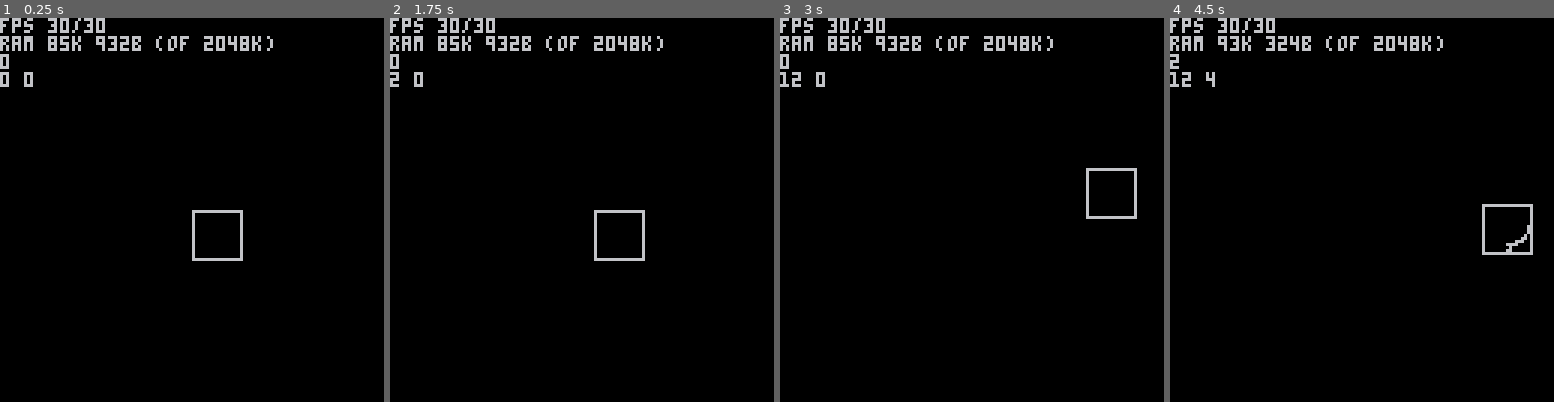
Above: before the commit, frames 1-4 (left to right).
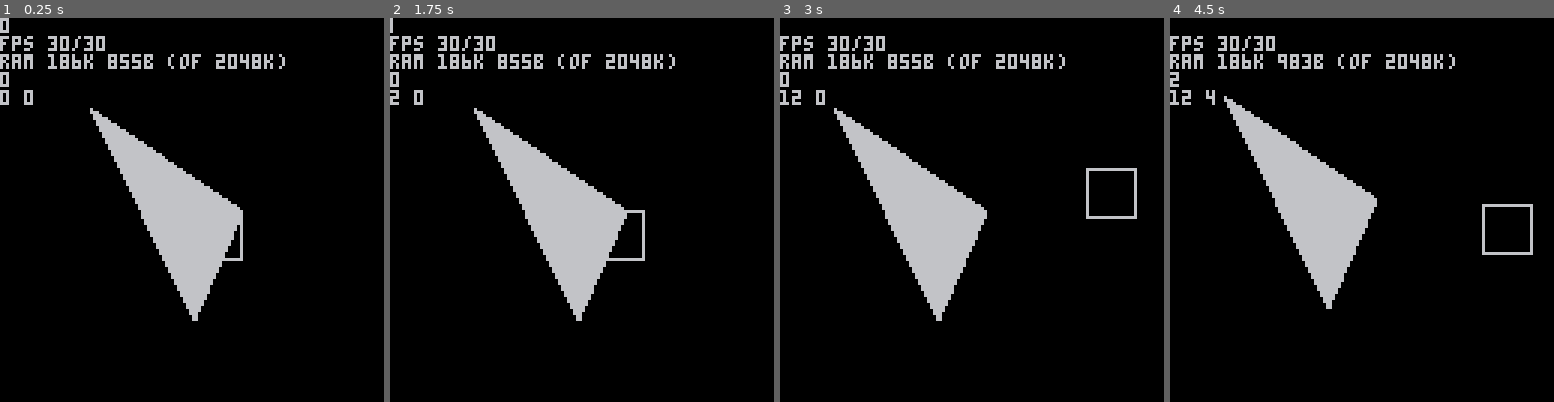
Above: after the commit, the same moments.

Repository: pvan/pico8
Game: PICO-8 cartridge caspian.p8
Same seed, same stepped clock (60 frames per second), same inputs: the game is played once before the commit and once after it.
Inputs:
- Up to frame 1 (0.25 s): no input
- Up to frame 2 (1.75 s): tap X (X key) at 0.33, 1.07 s; tap O (Z key) at 0.7, 1.7 s; hold Right from 1.6 s (still down)
- Up to frame 3 (3 s): tap X (X key) at 1.85, 2.97 s; release Right at 2.1 s; tap O (Z key) at 2.1, 2.5, 2.9 s; hold Up 2.15-2.42 s; hold Right from 2.47 s (still down)
- Up to frame 4 (4.5 s): release Right at 3.03 s; hold Left 3.08-3.58 s; tap O (Z key) at 3.3, 3.7, 4.1 s; hold Down 3.63-3.97 s; hold Right from 4.02 s (still down); tap X (X key) at 4.08 s

The runs differ from the first frame. In frame 1, 10% of the frame differs, in the area x 0-75%, y 0-79%; in frame 2, 10%; in frame 3, 11%; in frame 4, 11%, in the area x 0-94%, y 0-76%.

Commit message:
caspian: add triangle renderer to test new method

Diff:
--- a/caspian.p8
+++ b/caspian.p8
@@ -57,7 +57,8 @@
  rec={px,py,px+16,py+16}
  if not eq(rec,lastrec) then
   curves=curves_in_rect(rec)
-  tmap=gen_map(rec,curves)
+--  tmap=gen_map(curves)
+  --tmap=rough_polygons(rec,curves)
  end
  lastrec=rec
 
@@ -69,7 +70,16 @@
 
  camera(cx,cy)
 
+ tmap={}
+ flipintri(tmap,{
+  {30,30},
+  {80,64},
+  {64,100}
+  })
+
  draw_map(tmap)
+
+ print(#tmap)
 
  rect(rec[1],rec[2],rec[3],rec[4])
 
@@ -99,10 +109,6 @@
  print("ram "..flr(kbs).."k "..bts.."b (of 2048k)")
 -- print("ram b  "..bts)
 
- countk = 0
- for k,v in pairs(tilemap) do
-  countk+=1
- end
  if (curves) print(#curves)
  print(cx.." "..cy)
 
@@ -306,6 +312,7 @@
 tile_land=1
 tile_water=0
 
+gmap={}
 
 function inrect(r, p)
  return p[1]>=r[1] and
@@ -334,10 +341,112 @@
 end
 
 
-tilemapw=16
-tilemaph=16
-function gen_map(r,curves)
- local posx,posy=r[1],r[2]
+function flipintri(resmap,t)
+
+ local p0=t[1]
+ local p1=t[2]
+ local p2=t[3]
+
+ line(p0[1],p0[2],p1[1],p1[2])
+ line(p0[1],p0[2],p2[1],p2[2])
+ line(p1[1],p1[2],p2[1],p2[2])
+
+ --order verts from top to bottom
+ local topv = 0
+ local miny = p0[2]
+ if (p1[2]<miny) topv = 1 miny = p1[2]
+ if (p2[2]<miny) topv = 2 miny = p2[2]
+
+ local botv = 0
+ local maxy = p0[2]
+ if (p1[2]>maxy) botv = 1 maxy = p1[2]
+ if (p2[2]>maxy) botv = 2 maxy = p2[2]
+
+ local midv = 0;
+ if (topv != 2 and botv != 2) midv = 2 midy=p2[1]
+ if (topv != 1 and botv != 1) midv = 1 midy=p1[1]
+ if (topv != 0 and botv != 0) midv = 0 midy=p0[1]
+
+ topv+=1 --convert to 1-based
+ botv+=1
+ midv+=1
+
+ local hyp={t[topv], t[botv]}
+ local top={t[topv], t[midv]}
+ local bot={t[midv], t[botv]}
+
+	--each line in the form
+	--x=ax+b
+ local ha=(hyp[2][1]-hyp[1][1])/(hyp[2][2]-hyp[1][2])
+ local hb=hyp[1][1] - ha*hyp[1][2]
+
+ local ta=(top[2][1]-top[1][1])/(top[2][2]-top[1][2])
+ local tb=top[1][1] - ta*top[1][2]
+
+ local ba=(bot[2][1]-bot[1][1])/(bot[2][2]-bot[1][2])
+ local bb=bot[1][1] - ba*bot[1][2]
+
+ local hypleft = true
+ if (t[midv][1] > t[botv][1]) hypleft=false
+
+ local starty=ceil(t[topv][2])
+ local endy=ceil(t[botv][2])
+
+ for y=starty,endy do
+  local minx=0
+  local maxx=0
+  if y<t[midv][2] then
+   local hypx=ceil(ha*y+hb)
+   local topx=ceil(ta*y+tb)
+   if (hypx<topx) minx=hypx maxx=topx
+   if (hypx>=topx) minx=topx maxx=hypx
+  else
+   local hypx=ceil(ha*y+hb)
+   local botx=ceil(ba*y+bb)
+   if (hypx<botx) minx=hypx maxx=botx
+   if (hypx>=botx) minx=botx maxx=hypx
+  end
+
+
+  -- limit to size of map/chunk
+  if (minx<0) minx=0
+  if (maxx<0) maxx=0
+  if (minx>128) minx=128
+  if (maxx>128) maxx=128
+
+
+  for x=minx,maxx do
+   --if resmap[{x,y}] then
+    resmap[{x,y}]=tile_land
+   --else
+   -- resmap[{x,y}]=tile_water
+   --end
+  end
+
+ end
+
+ --return resmap
+
+end
+
+function rough_polygons(r,curves)
+
+ commonp={r[1]+8,r[2]+8} --approx center
+
+	res = {}
+	if (not curves) return result
+	num_curves = #curves
+	for i=1,num_curves do
+	 p1=curves[i][1]
+	 p2=curves[i][2]
+	 p3=curves[i][3]
+	 flipintri(res,{p1,p2,p3})
+	end
+ return res
+end
+
+
+function gen_map(curves)
 	result = {}
 	if (not curves) return result
 	num_curves = #curves
@@ -366,43 +475,6 @@
 
 ----
 
-tilemap={}
-
-
-function draw_tilemap()
- for p,v in pairs(tilemap) do
-  if (v==tile_land) then
-   --spr(1,k[1],k[2])
-   pset(p[1],p[2])
-  end
- end
-end
-
-function create_tilemap()
-
-	x0,y0 = 10,10
-	x1,y1 = gx1,gy1
-	x2,y2 = 64,64
-	--line(x0,y0,x2,y2)
-	--line(x0,y0,x1,y1)
-	--line(x1,y1,x2,y2)
-	--plotbez(x0,y0,x1,y1,x2,y2)
-	local temp={}
-	num_curves = (#pts-1)/2
-	num_curves = 40
-	for i=0,num_curves do
-	 p1=pts[i*2+1]
-	 p2=pts[i*2+2]
-	 p3=pts[i*2+3]
-	 plotbez(
-	  tilemap,
-	  p1[1],p1[2],
-	  p2[1],p2[2],
-	  p3[1],p3[2])
-	end
-
-end
-
 --t from 0 to 1
 --(de casteljua's algo)
 function p_at_t(t, x0,y0,x1,y1,x2,y2)
@@ -427,82 +499,18 @@
 
 end
 
-
---(incomplete, need to split curve into segments where gradient sign doesn't change)
---http://members.chello.at/~easyfilter/bresenham.html
-function plotbez_old(x0,y0,x1,y1,x2,y2)
-
-  local sx,sy = x2-x1, y2-y1
-  local xx,yy = x0-x1, y0-y1
-  local dx,dy,err
-  local cur = xx*sy-yy*sx
-
-  assert(xx*sx<=0 and yy*sy<=0)
-
- 	--start with longer
-  if (sx*flr(sx)+sy*flr(sy) > xx*xx+yy*yy) then
-    --swap end points
-    x2,y2=x0,y0
-    x0,y0=sx+x1,sy+y1
-    cur=-cur
-  end
-  if (cur != 0) then
-    xx += sx
-    if x0<x2 then sx=1 else sx=-1 end
-    xx *= sx
-
-    yy += sy
-    if y0<y2 then sy=1 else sy=-1 end
-    yy *= sy
-
-    xy = 2*xx*yy
-    xx *= xx
-    yy *= yy
-
-    if (cur*sx*sy < 0) then      xx = -xx
-      yy = -yy
-      xy = -xy
-      cur = -cur
-    end
-
-    dx = 4.0*sy*cur*(x1-x0)+xx-xy;
-    dy = 4.0*sx*cur*(y0-y1)+yy-xy;
-    xx += xx
-    yy += yy
-    err = dx+dy+xy
-
-    local first = true
-    while dy < dx or first do
-      first = false
-      pset(x0,y0)
-      if x0==x2 and y0==y2 then return end
-      y1 = 2*err < dx
-      if 2*err > dy then
-        x0 += sx
-        dx -= xy
-        dy += yy
-        err += dy
-      end --x step
-      if     y1     then
-        y0 += sy
-        dy -= xy
-        dx += xx
-        err += dx
-      end --y step
-    end
-  end
-  line(x0,y0, x2,y2)
-end
-
-
-
---to iterate over every curve:
+-->8
+--raw world data
+
+
+
 --[[
-	num_curves = (#pts-1)/2
-	for i=0,num_curves-1 do
-	 p1=pts[i*2+1]
-	 p2=pts[i*2+2]
-	 p3=pts[i*2+3]
+ -- to iterate over all curves
+	num_curves = #curves
+	for i=1,num_curves do
+	 p1=curves[i][1]
+	 p2=curves[i][2]
+	 p3=curves[i][3]
 ]]
 
 pts = {
